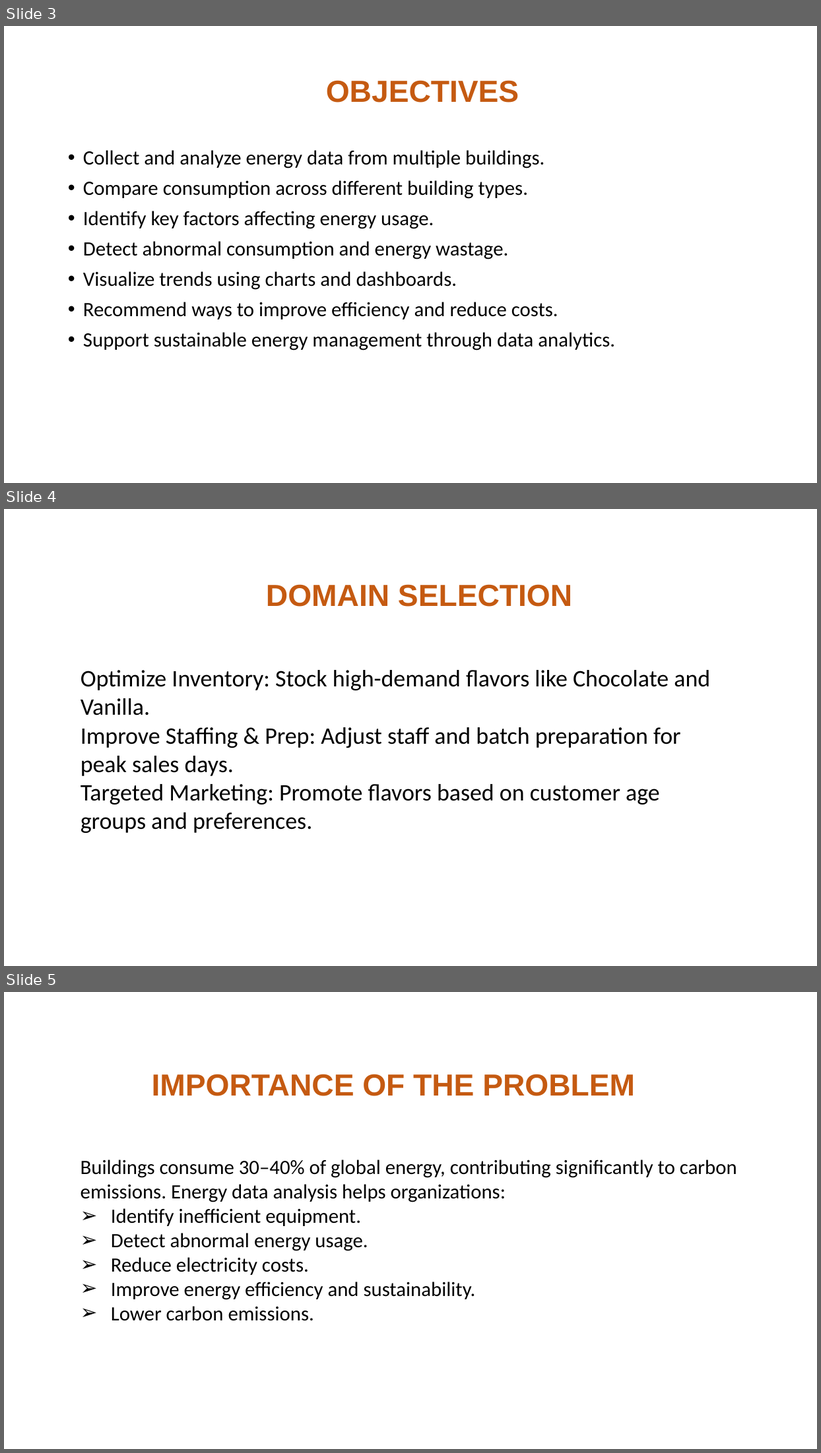
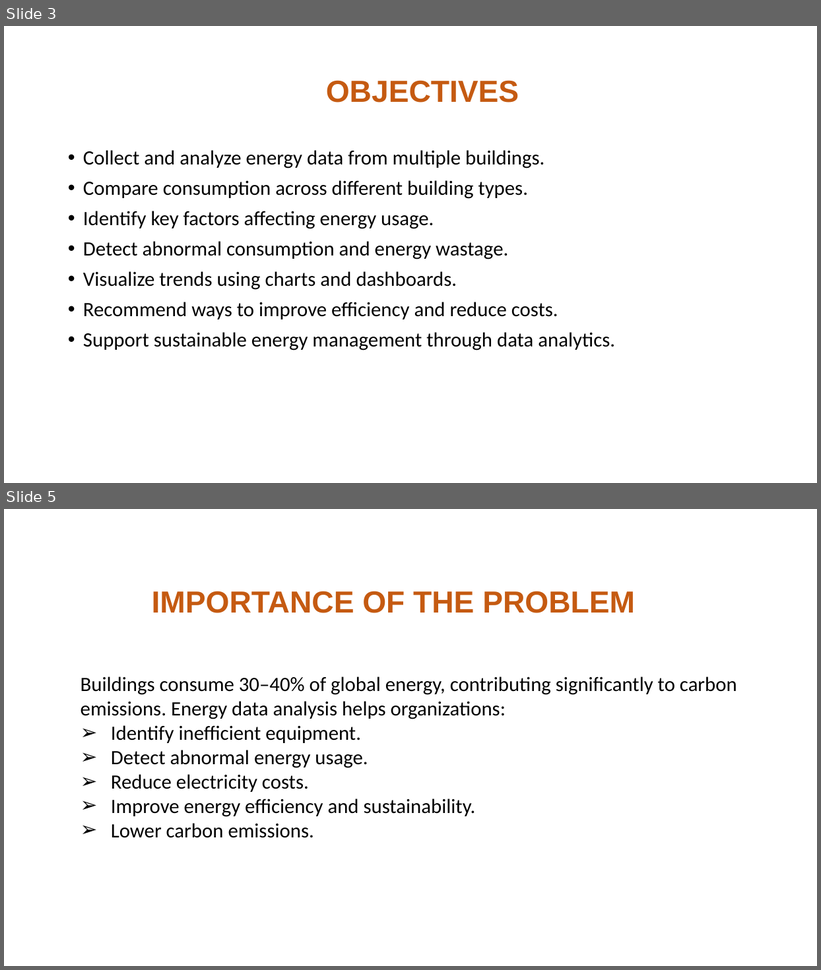
Before and after one commit to victoryv14/Data-Analysis-with-Python---MINI-Project, a slide deck: docs/energy consumption (1).pptx. Shown one above the other, each under a label of ours: slides 3, 4 and 5 before the commit, slides 3 and 5 after it; the slides between them are not shown. The pictures are 821x1453 and 821x970 pixels, drawn with LibreOffice and Linux fonts; fonts in the diff are those of the drawing; background and template pictures are left out. Boxes give left, top, right and bottom in pixels: in the first picture for what was removed or moved away, otherwise in the second. Text is boxed around its words. In the diff, an @@ line names an element or a change of style, - is before the commit and + after.

```diff
--- a/docs/energy consumption (1).pptx
+++ b/docs/energy consumption (1).pptx
@@ slide 4 removed at bbox=[4, 509, 817, 966], background #FFFFFF @@
@@ text removed at bbox=[266, 584, 572, 607] @@
-DOMAIN SELECTION
@@ text removed at bbox=[81, 670, 710, 833] @@
-Optimize Inventory: Stock high-demand flavors like Chocolate and Vanilla.
-Improve Staffing & Prep: Adjust staff and batch preparation for peak sales days.
-Targeted Marketing: Promote flavors based on customer age groups and preferences.
```
Also in this commit, not shown: 10 slides changed, 1 slide added.
